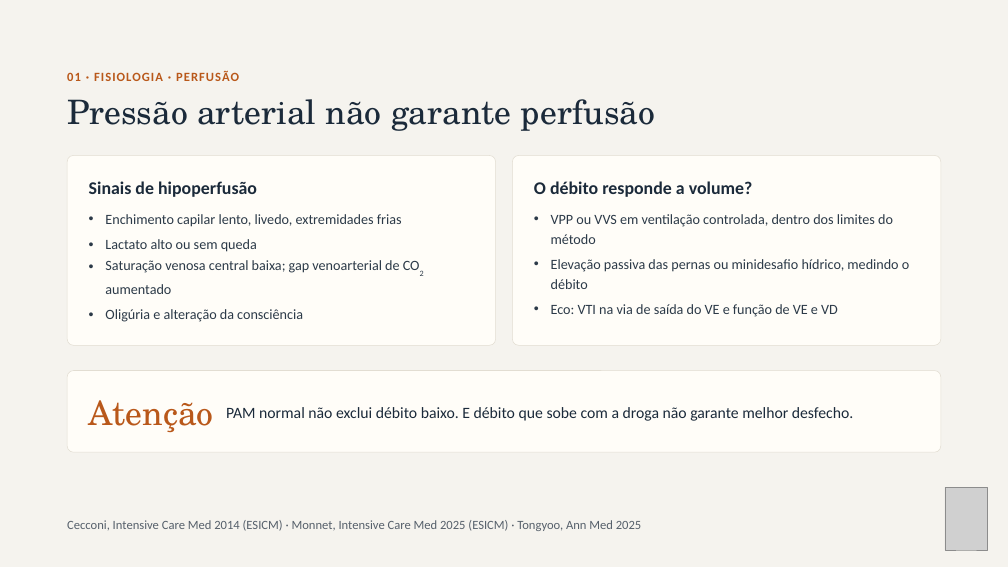
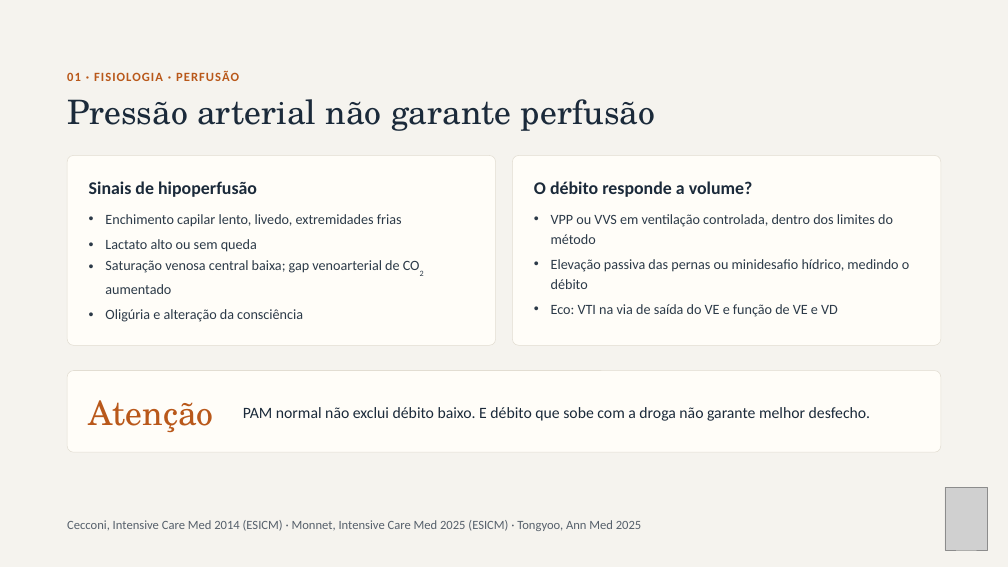
Before and after one commit to brunomoraesdubois-bit/Bruno, a slide deck: slide 4 of apresentacao/Aminas_Vasoativas.pptx. Drawn at 1008x567 pixels with LibreOffice and Linux fonts; fonts in the diff are those of the drawing; grey boxes stand for pictures. Boxes give left, top, right and bottom in pixels: in the first picture for what was removed or moved away, otherwise in the second. Text is boxed around its words. In the diff, an @@ line names an element or a change of style, - is before the commit and + after.

```diff
--- a/apresentacao/Aminas_Vasoativas.pptx
+++ b/apresentacao/Aminas_Vasoativas.pptx
@@ text "PAM normal não exclui débito ...": place and size @@
-text "PAM normal não exclui débito ..." at box(226, 407, 854, 421)
+text "PAM normal não exclui débito ..." at box(243, 407, 871, 421)
```
Also in this commit, not shown: 7 other slides changed, 24 other files.
